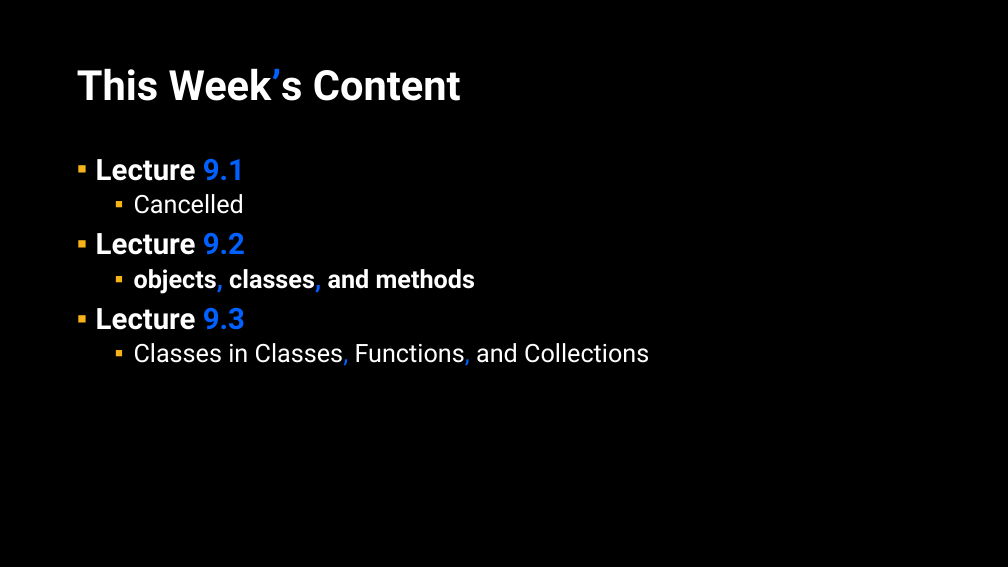
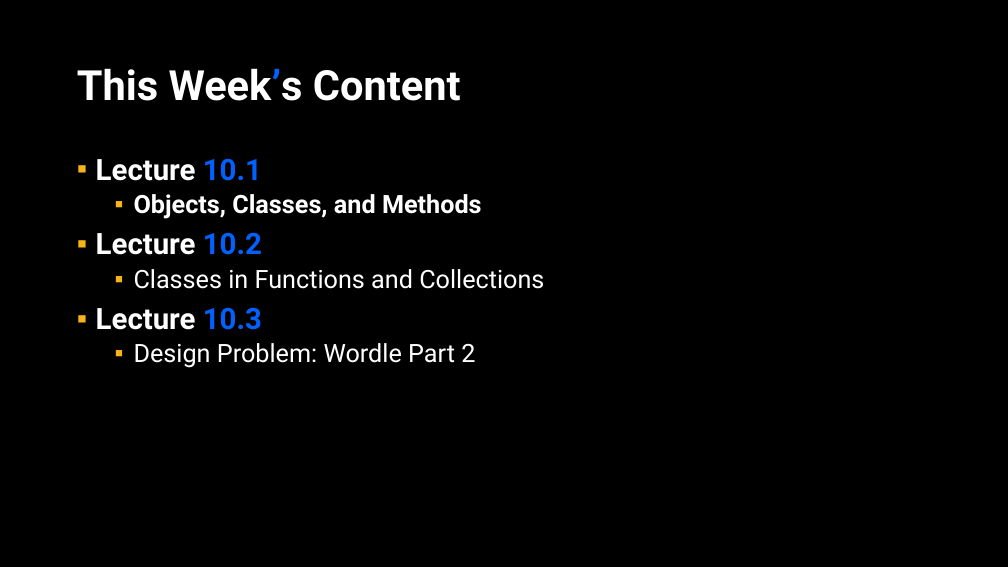
Before and after one commit to APS106/APS106-winter-2026-goodfellow-sutton, a slide deck: slide 2 of lectures/week10/lecture1/slides/week10_lecture1.pptx. Drawn at 1008x567 pixels with LibreOffice and Linux fonts; fonts in the diff are those of the drawing; background and template pictures are left out. Boxes give left, top, right and bottom in pixels: in the first picture for what was removed or moved away, otherwise in the second. Text is boxed around its words. In the diff, an @@ line names an element or a change of style, - is before the commit and + after.

Commit message:
week 10 updates

```diff
--- a/lectures/week10/lecture1/slides/week10_lecture1.pptx
+++ b/lectures/week10/lecture1/slides/week10_lecture1.pptx
@@ text at (96,158,544,368): text changed @@
-▪ Lecture 9.1
-  ▪ Cancelled
-▪ Lecture 9.2
-  ▪ objects, classes, and methods
-▪ Lecture 9.3
-  ▪ Classes in Classes, Functions, and Collections
+▪ Lecture 10.1
+  ▪ Objects, Classes, and Methods
+▪ Lecture 10.2
+  ▪ Classes in Functions and Collections
+▪ Lecture 10.3
+  ▪ Design Problem: Wordle Part 2
```
Also in this commit, not shown: 12 other files.
